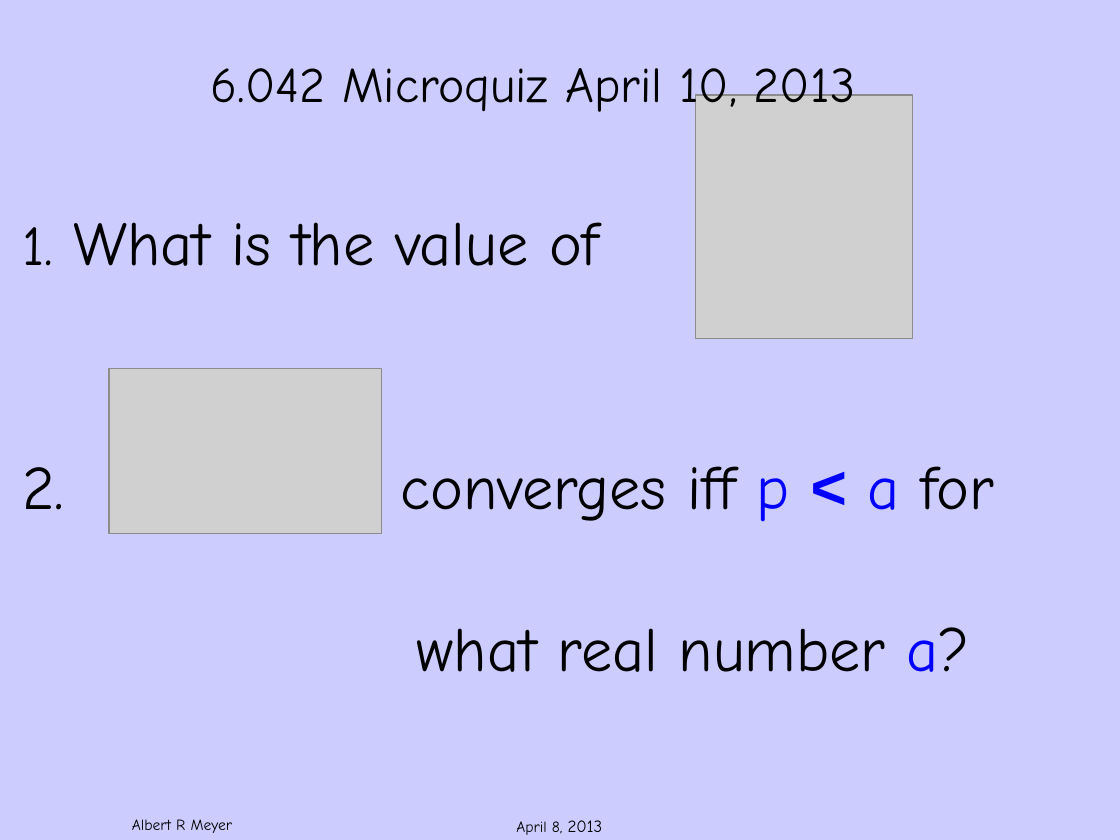
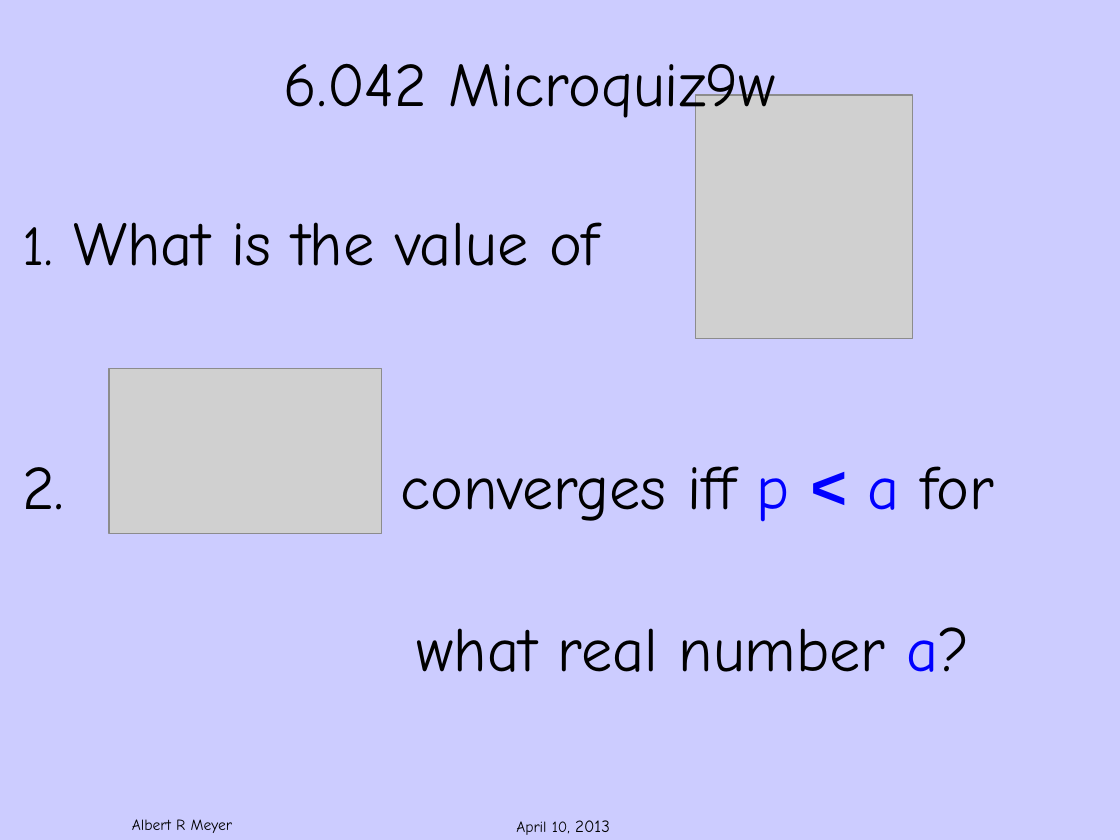
Before and after one commit to armeyer/mcs_web, a slide deck: slide 1 of spring13/slides13/microquiz9w.pptx. Drawn at 1120x840 pixels with LibreOffice and Linux fonts; fonts in the diff are those of the drawing; grey boxes stand for pictures; background and template pictures are left out. Boxes give left, top, right and bottom in pixels: in the first picture for what was removed or moved away, otherwise in the second. Text is boxed around its words. In the diff, an @@ line names an element or a change of style, - is before the commit and + after.

```diff
--- a/spring13/slides13/microquiz9w.pptx
+++ b/spring13/slides13/microquiz9w.pptx
@@ text at (284,63,776,126): text changed; size 32 to 40 pt @@
-6.042 Microquiz April 10, 2013
+6.042 Microquiz9w
@@ text at (516,820,610,835): text changed @@
-April 8, 2013
+April 10, 2013
```
Also in this commit, not shown: 4 other files.
